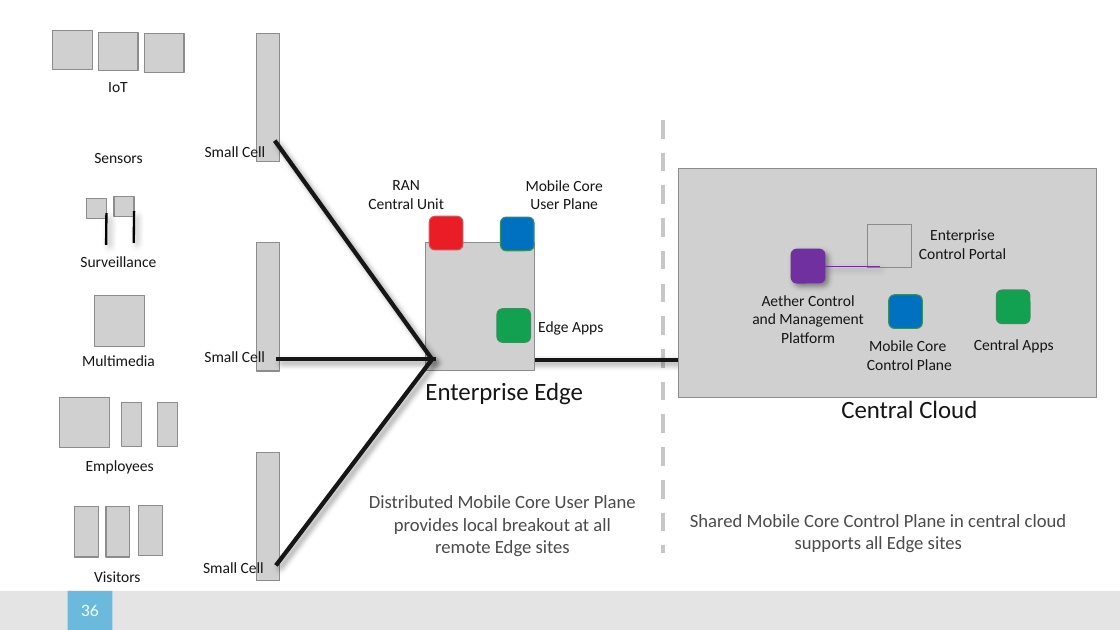
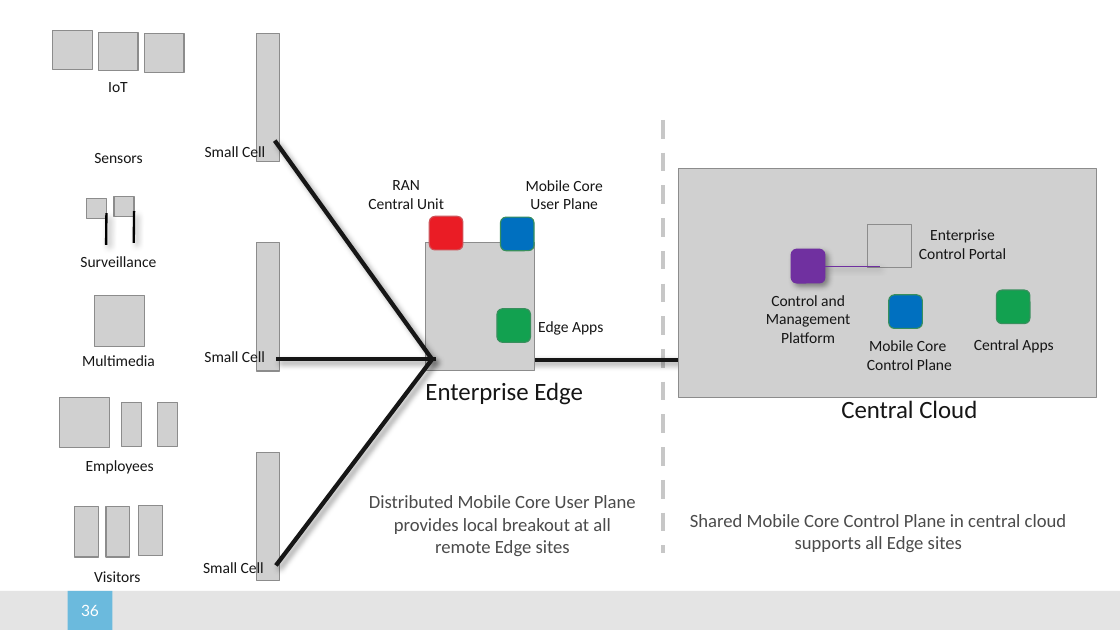
Before and after one commit to SystemsApproach/5G, a slide deck: slide 36 of figures.pptx. Drawn at 1120x630 pixels with LibreOffice and Linux fonts; fonts in the diff are those of the drawing; grey boxes stand for pictures; background and template pictures are left out. Boxes give left, top, right and bottom in pixels: in the first picture for what was removed or moved away, otherwise in the second. Text is boxed around its words. In the diff, an @@ line names an element or a change of style, - is before the commit and + after.

```diff
--- a/figures.pptx
+++ b/figures.pptx
@@ text "Control and": place and size @@
-text "Control and" at <box>752,295,863,343</box>
+text "Control and" at <box>766,295,850,343</box>
@@ text at <box>766,295,850,327</box>: text changed @@
-Aether Control
-and Management
+Control and
+Management
```
Also in this commit, not shown: 1 other slide changed, 8 other files.
